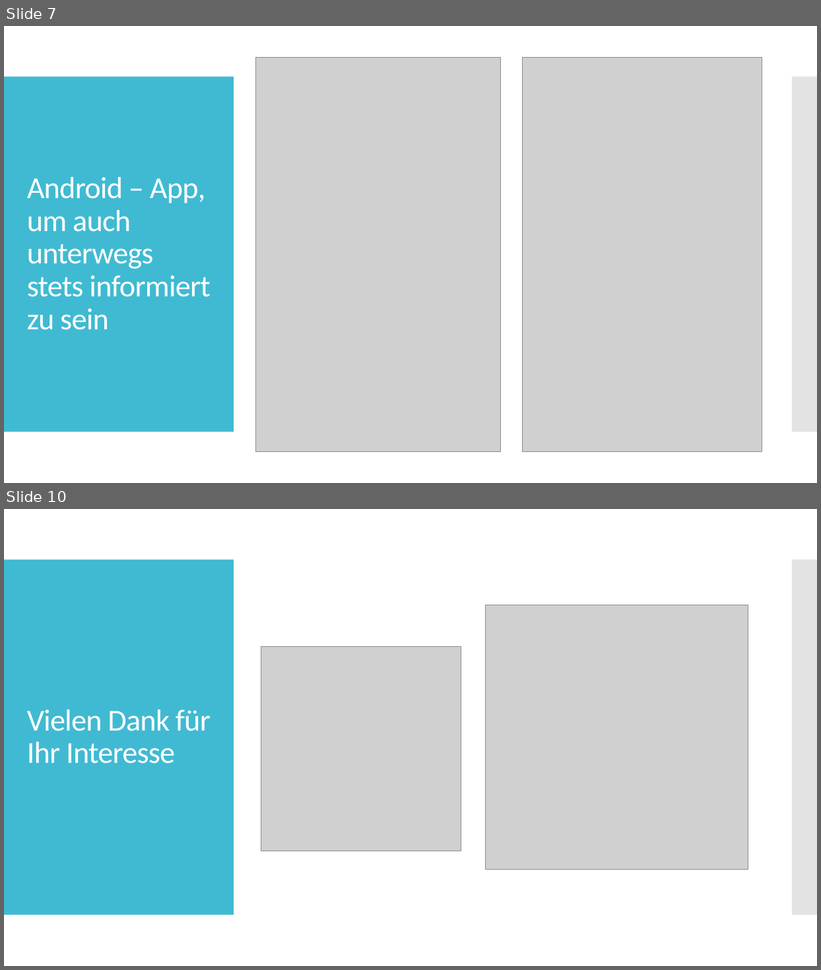
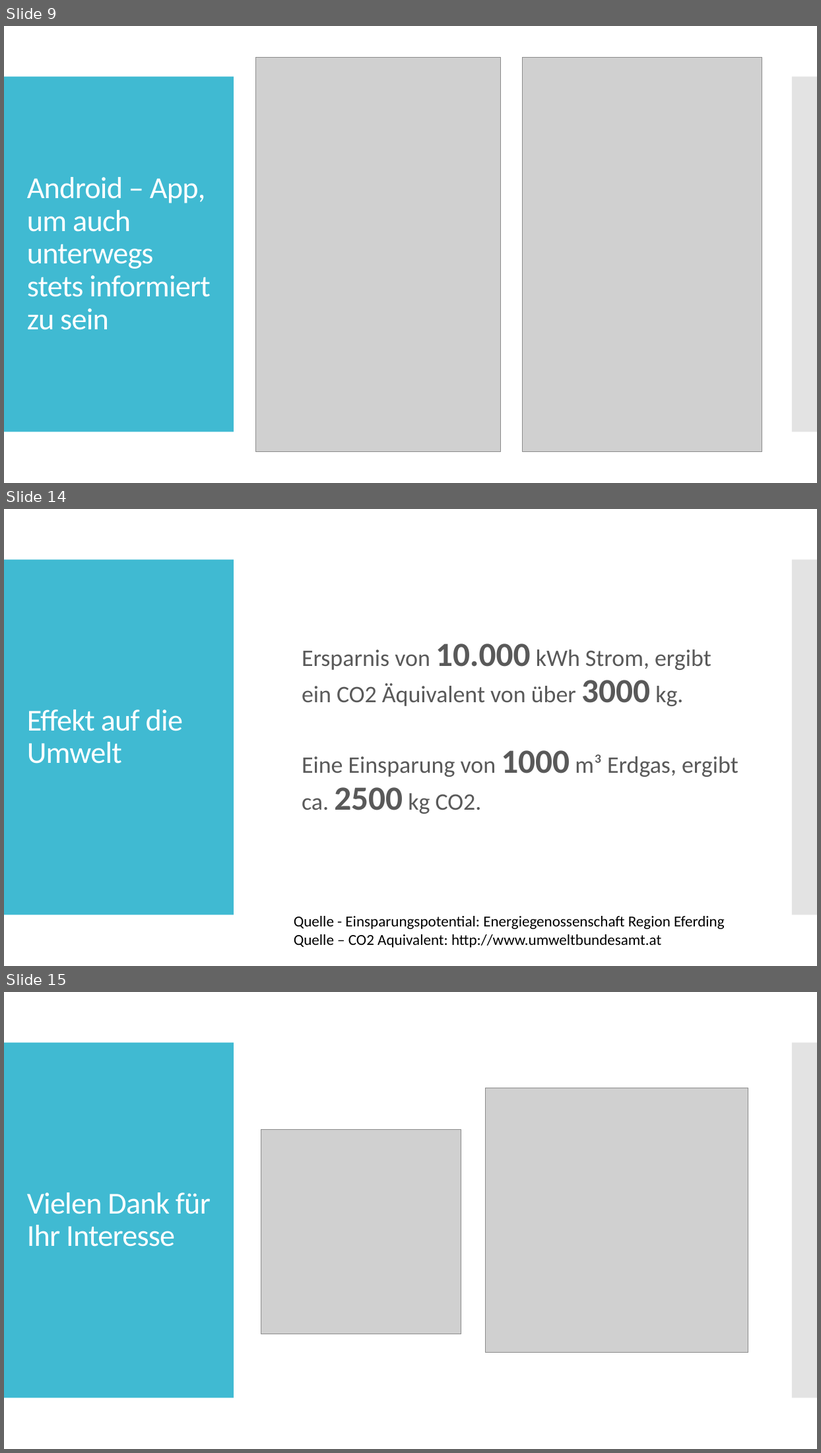
Before and after one commit to SebastianMandl/AEMS, a slide deck: Planung/Praesentationen/Praesentation_Firmentag.pptx. Shown one above the other, each under a label of ours: slides 7 and 10 before the commit, slides 9, 14 and 15 after it; the slides between them are not shown. The pictures are 821x970 and 821x1453 pixels, drawn with LibreOffice and Linux fonts; fonts in the diff are those of the drawing; grey boxes stand for pictures. Boxes give left, top, right and bottom in pixels: in the first picture for what was removed or moved away, otherwise in the second. Text is boxed around its words. In the diff, an @@ line names an element or a change of style, - is before the commit and + after.

```diff
--- a/Planung/Praesentationen/Praesentation_Firmentag.pptx
+++ b/Planung/Praesentationen/Praesentation_Firmentag.pptx
@@ slide 14 added at [4, 509, 817, 966], background #FFFFFF; not listed: 2 template elements that a slide beside it also shows @@
@@ text added at [302, 644, 739, 814], 28 pt, text #595959 @@
+  Ersparnis von 10.000 kWh Strom, ergibt ein CO2 Äquivalent von über 3000 kg.
+  Eine Einsparung von 1000 m³ Erdgas, ergibt ca. 2500 kg CO2.
@@ title added at [27, 710, 183, 764], 36 pt, text #FFFFFF @@
+Effekt auf die Umwelt
@@ text added at [294, 916, 725, 948], 18 pt, text #000000 @@
+Quelle - Einsparungspotential: Energiegenossenschaft Region Eferding
+Quelle – CO2 Aquivalent: http://www.umweltbundesamt.at
@@ what was slide 7 is now slide 9 @@
@@ what was slide 10 is now slide 15 @@
```
Also in this commit, not shown: 2 slides changed, 4 other slides added, 2 other files.
